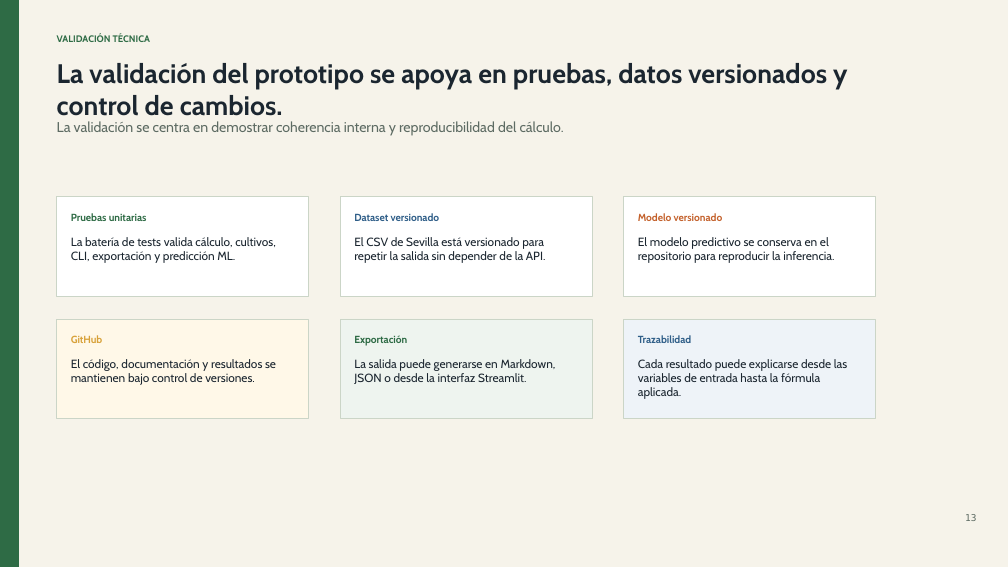
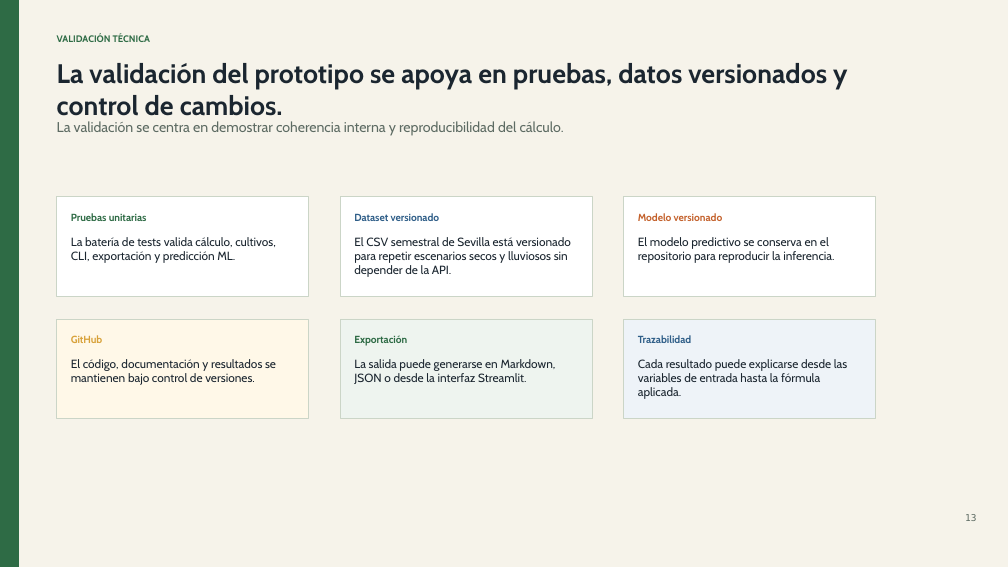
Before and after one commit to romanmaeztu/PI-Agricultura-de-Precisi-n, a slide deck: slide 13 of docs/presentacion_defensa_tfg_riego_jurado.pptx. Drawn at 1008x567 pixels with LibreOffice and Linux fonts; fonts in the diff are those of the drawing. Boxes give left, top, right and bottom in pixels: in the first picture for what was removed or moved away, otherwise in the second. Text is boxed around its words. In the diff, an @@ line names an element or a change of style, - is before the commit and + after.

```diff
--- a/docs/presentacion_defensa_tfg_riego_jurado.pptx
+++ b/docs/presentacion_defensa_tfg_riego_jurado.pptx
@@ text at (x1=354, y1=237, x2=571, y2=277): text changed @@
-El CSV de Sevilla está versionado para repetir la salida sin depender de la API.
+El CSV semestral de Sevilla está versionado para repetir escenarios secos y lluviosos sin depender de la API.
```
Also in this commit, not shown: 5 other slides changed, 7 other files.
